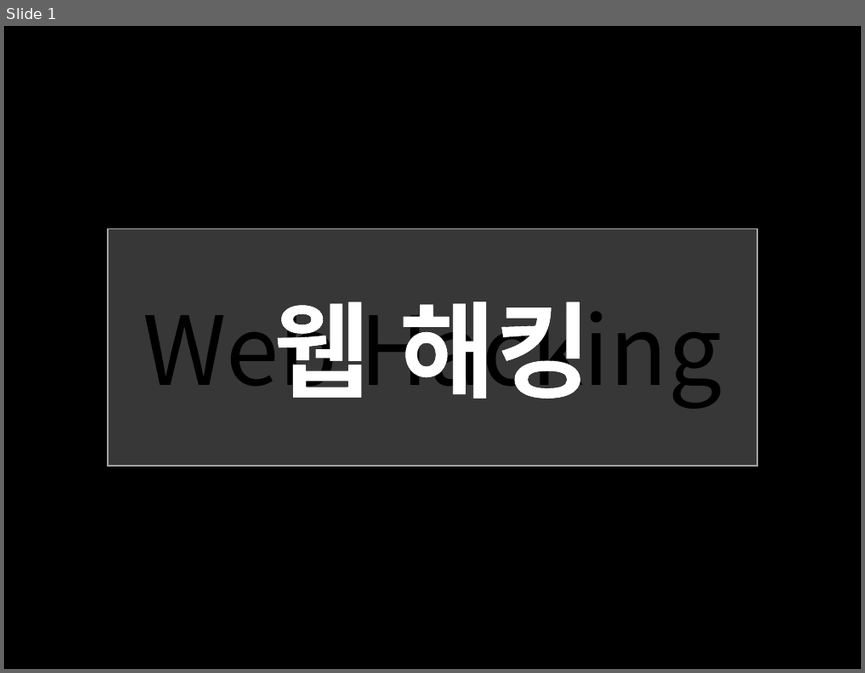
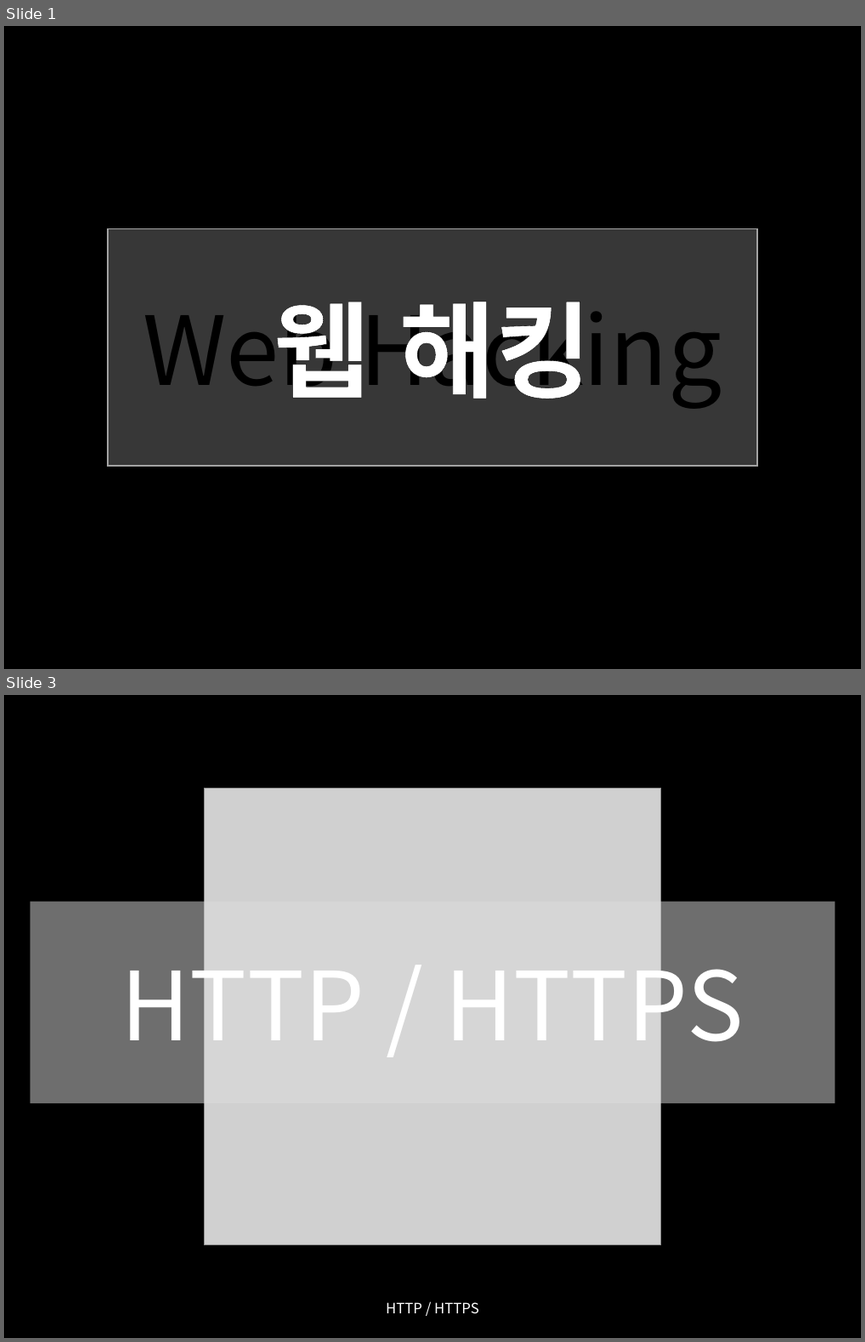
Before and after one commit to yusooo/Hacking, a slide deck: 웹해킹 정리.pptx. Shown one above the other, each under a label of ours: slide 1 before the commit, slides 1 and 3 after it; the slides between them are not shown. The pictures are 865x673 and 865x1342 pixels, drawn with LibreOffice and Linux fonts; fonts in the diff are those of the drawing; grey boxes stand for pictures. Boxes give left, top, right and bottom in pixels: in the first picture for what was removed or moved away, otherwise in the second. Text is boxed around its words. In the diff, an @@ line names an element or a change of style, - is before the commit and + after.

```diff
--- a/웹해킹 정리.pptx
+++ b/웹해킹 정리.pptx
@@ slide 3 added at box(4, 695, 861, 1338), background #000000 @@
@@ picture added at box(204, 788, 660, 1244) @@
@@ rectangle added at box(30, 902, 834, 1104), fill #DDDDDD at 50% opacity, 80 pt, text #FFFFFF @@
+HTTP / HTTPS
@@ text added at box(386, 1302, 479, 1313), 12 pt, text #FFFFFF @@
+HTTP / HTTPS
```
Also in this commit, not shown: 6 slides changed, 1 other slide added.
